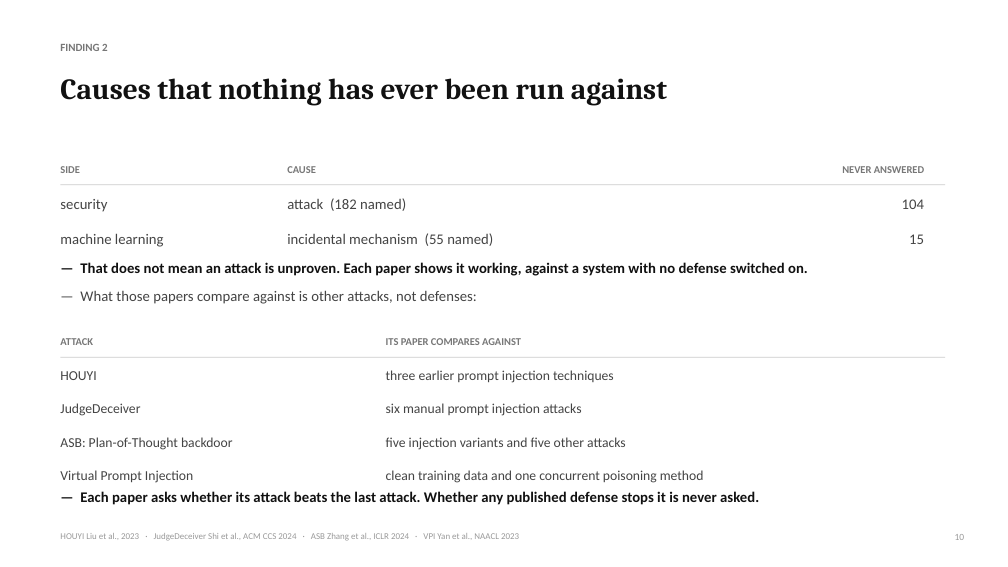
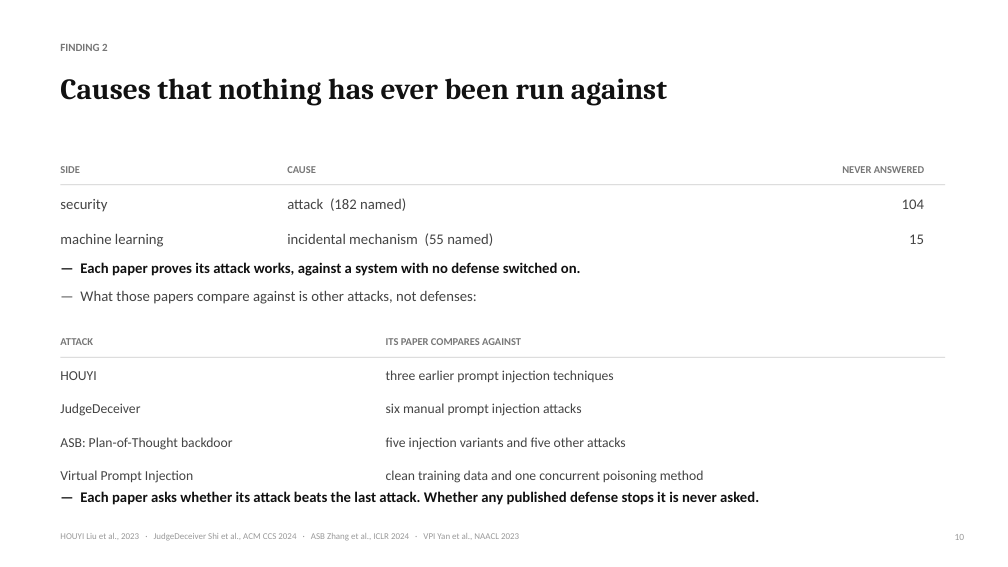
Before and after one commit to Nyamtulla/context_poison, a slide deck: slide 10 of advisor_meeting.pptx. Drawn at 1008x567 pixels with LibreOffice and Linux fonts; fonts in the diff are those of the drawing. Boxes give left, top, right and bottom in pixels: in the first picture for what was removed or moved away, otherwise in the second. Text is boxed around its words. In the diff, an @@ line names an element or a change of style, - is before the commit and + after.

```diff
--- a/advisor_meeting.pptx
+++ b/advisor_meeting.pptx
@@ text at (x1=80, y1=262, x2=581, y2=276): text changed @@
-— That does not mean an attack is unproven. Each paper shows it working, against a system with no defense switched on.
+— Each paper proves its attack works, against a system with no defense switched on.
```
Also in this commit, not shown: 4 other slides changed, 2 other files.
